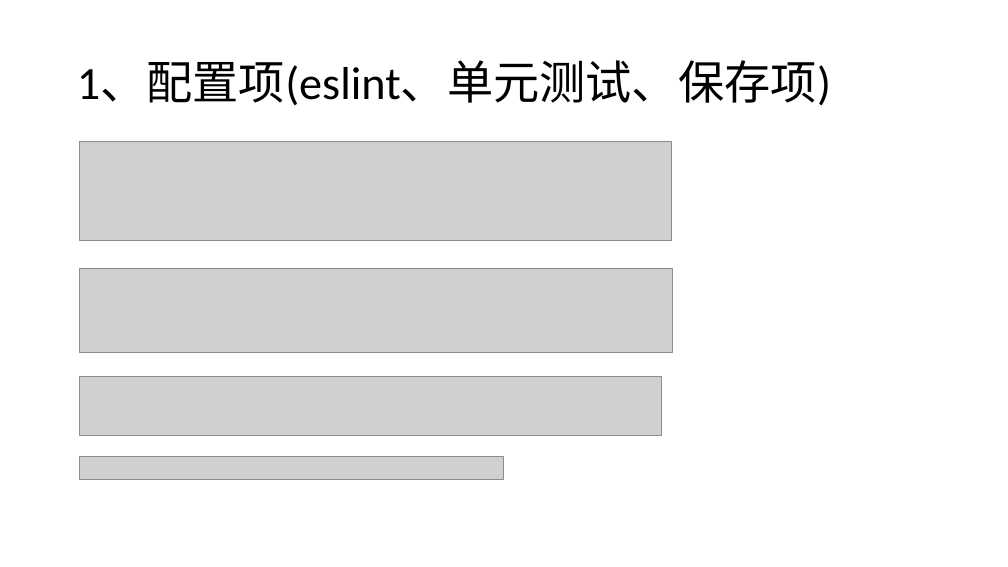
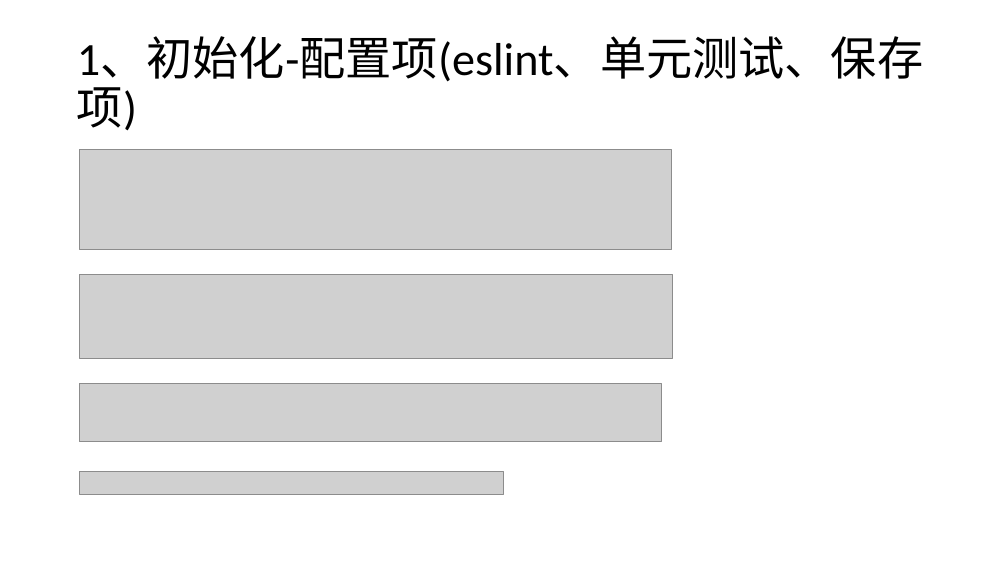
Before and after one commit to liwenxin-jam/vuecli3-starter, a slide deck: slide 5 of doc/vue.pptx. Drawn at 1008x567 pixels with LibreOffice and Linux fonts; fonts in the diff are those of the drawing; grey boxes stand for pictures. Boxes give left, top, right and bottom in pixels: in the first picture for what was removed or moved away, otherwise in the second. Text is boxed around its words. In the diff, an @@ line names an element or a change of style, - is before the commit and + after.

```diff
--- a/doc/vue.pptx
+++ b/doc/vue.pptx
@@ title at (x1=77, y1=36, x2=924, y2=131): text changed @@
-1、配置项(eslint、单元测试、保存项)
+1、初始化-配置项(eslint、单元测试、保存项)
@@ picture moved from (x1=79, y1=141, x2=671, y2=241) to (x1=79, y1=150, x2=671, y2=250) @@
@@ picture moved from (x1=79, y1=268, x2=673, y2=352) to (x1=79, y1=274, x2=673, y2=358) @@
@@ picture moved from (x1=79, y1=377, x2=661, y2=436) to (x1=79, y1=383, x2=661, y2=442) @@
@@ picture moved from (x1=79, y1=457, x2=504, y2=480) to (x1=79, y1=471, x2=504, y2=495) @@
```
Also in this commit, not shown: 16 other slides changed, 2 slides added, 1 slide removed, 1 other file.
